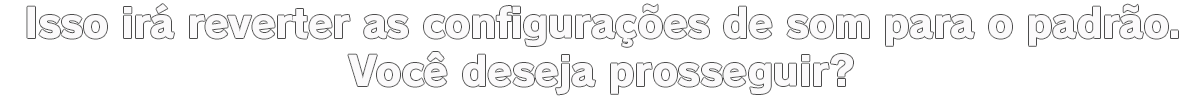
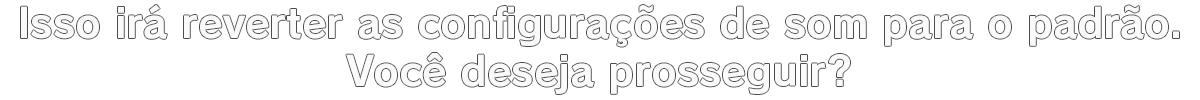
The second 1200 x 100 image is a revision of the first. Changes to its layers:
added layer "Isso irá reverter as configurações de som para o padrão. Você d V2" above "Você deseja prosseguir?" over box(21, 4, 1179, 94)
hid "Você deseja prosseguir?" over box(348, 52, 853, 95)
hid "Isso irá reverter as configurações de som para o padrão." over box(27, 4, 1178, 47)
